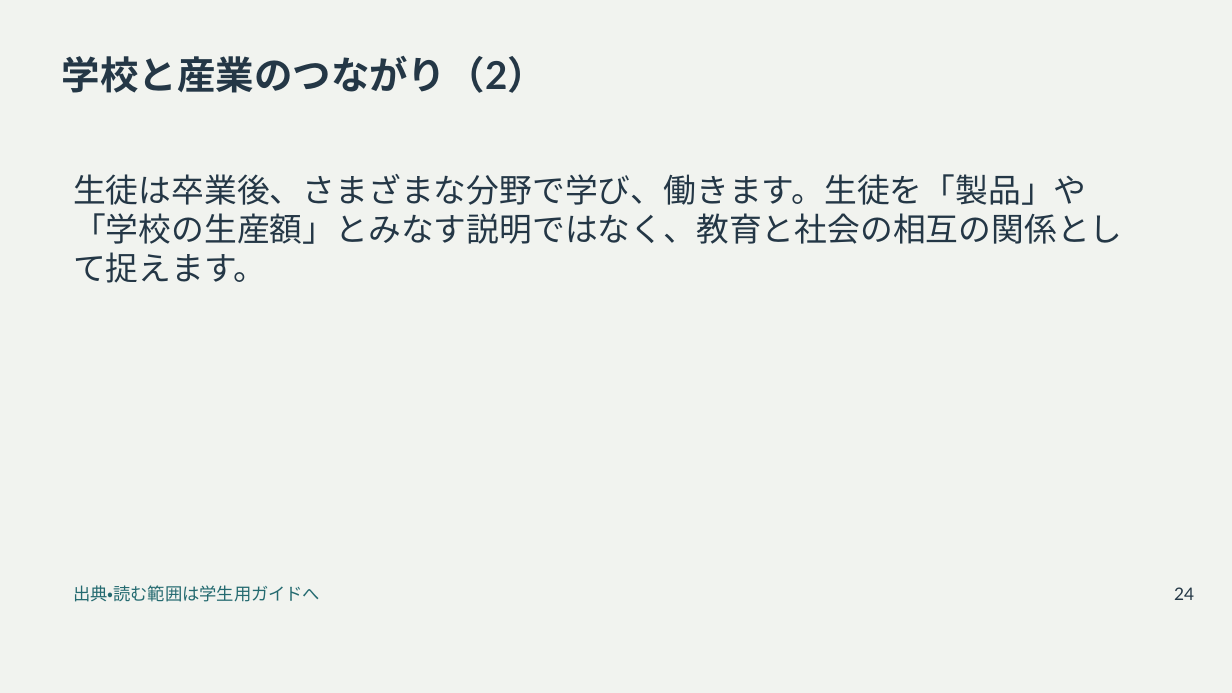
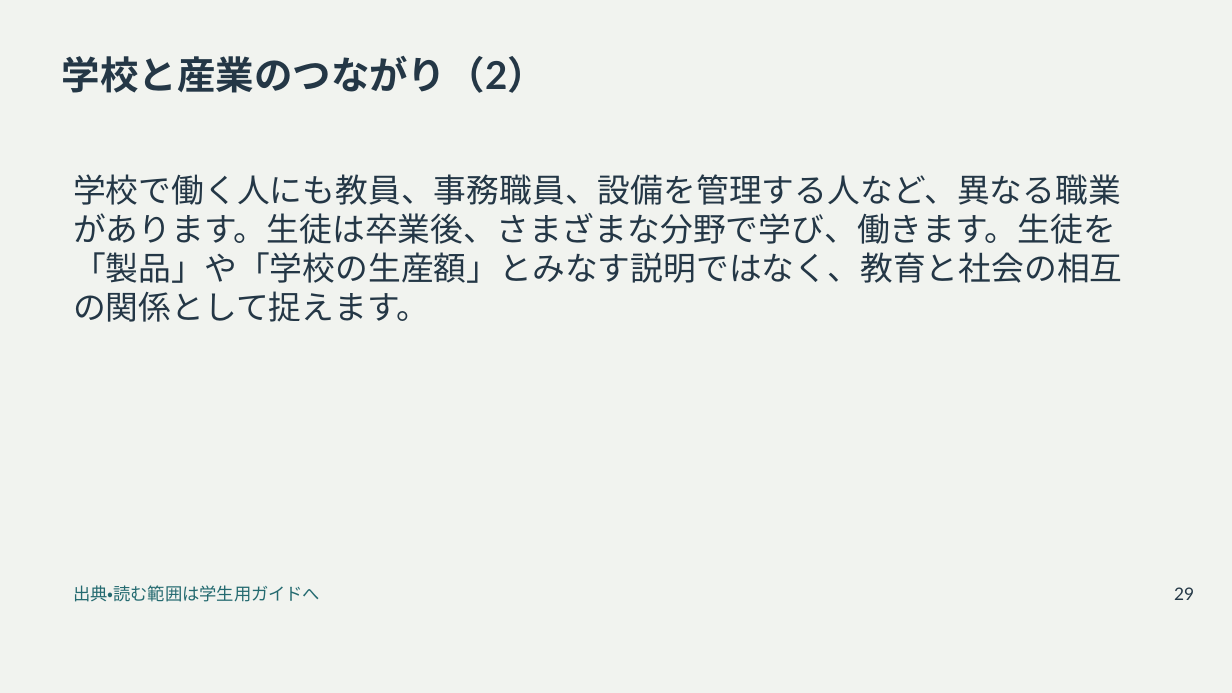
Before and after one commit to zooc-14calbp/industrial-education-ii, a slide deck: slide 29 of reorganized/20261105/main/01/slides.pptx (slide 24 before the commit). Drawn at 1232x693 pixels with LibreOffice and Linux fonts; fonts in the diff are those of the drawing. Boxes give left, top, right and bottom in pixels: in the first picture for what was removed or moved away, otherwise in the second. Text is boxed around its words. In the diff, an @@ line names an element or a change of style, - is before the commit and + after.

```diff
--- a/reorganized/20261105/main/01/slides.pptx
+++ b/reorganized/20261105/main/01/slides.pptx
@@ text at bbox=[73, 174, 1123, 322]: text changed @@
-生徒は卒業後、さまざまな分野で学び、働きます。生徒を「製品」や「学校の生産額」とみなす説明ではなく、教育と社会の相互の関係として捉えます。
+学校で働く人にも教員、事務職員、設備を管理する人など、異なる職業があります。生徒は卒業後、さまざまな分野で学び、働きます。生徒を「製品」や「学校の生産額」とみなす説明ではなく、教育と社会の相互の関係として捉えます。
@@ text at bbox=[1174, 587, 1194, 600]: text changed @@
-24
+29
```
Also in this commit, not shown: 46 other slides changed, 5 slides added, 18 other files.
